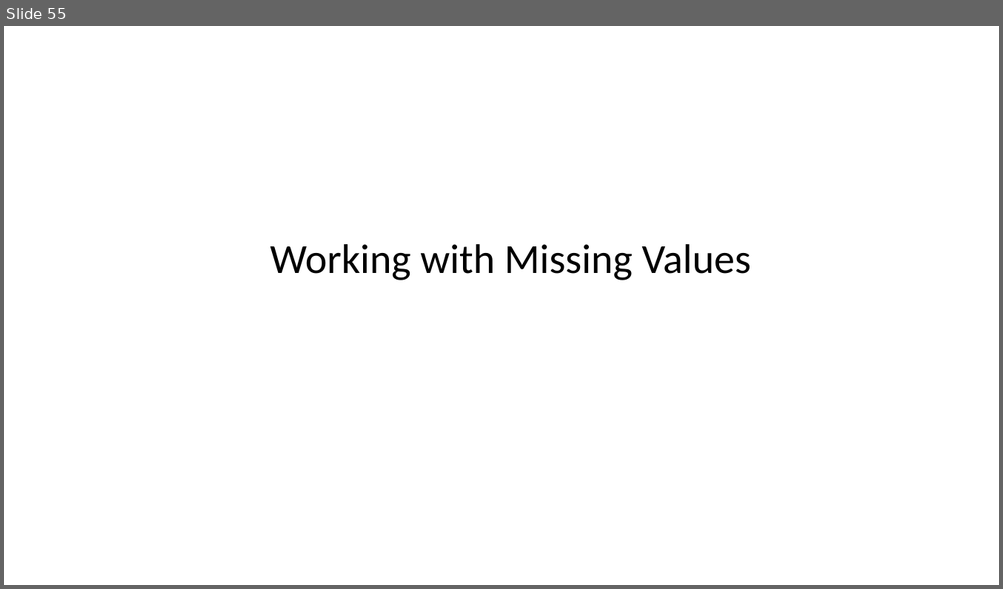
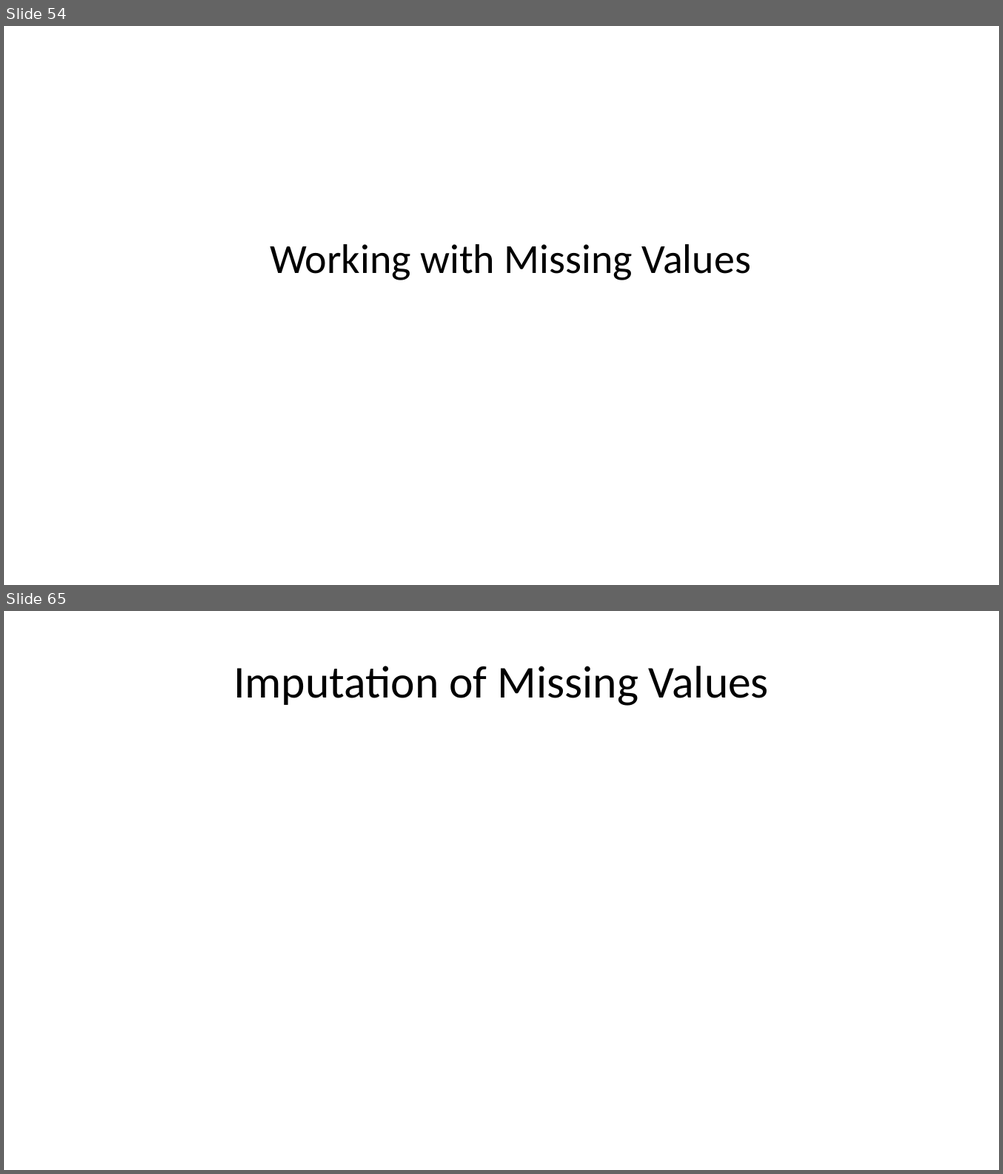
Before and after one commit to StephenElston/CSCI-E-83, a slide deck: LectureSlides/11_ModelsForMessyData.pptx. Shown one above the other, each under a label of ours: slide 55 before the commit, slides 54 and 65 after it; the slides between them are not shown. The pictures are 1003x589 and 1003x1174 pixels, drawn with LibreOffice and Linux fonts; fonts in the diff are those of the drawing; grey boxes stand for pictures. Boxes give left, top, right and bottom in pixels: in the first picture for what was removed or moved away, otherwise in the second. Text is boxed around its words. In the diff, an @@ line names an element or a change of style, - is before the commit and + after.

Commit message:
Added imputation slides

```diff
--- a/LectureSlides/11_ModelsForMessyData.pptx
+++ b/LectureSlides/11_ModelsForMessyData.pptx
@@ slide 65 added at [4,611,999,1170], background #FFFFFF @@
@@ title added at [233,666,768,706], 33 pt, text #000000 @@
+Imputation of Missing Values
@@ what was slide 55 is now slide 54 @@
```
Also in this commit, not shown: 4 slides changed, 7 other slides added, 1 slide removed.
